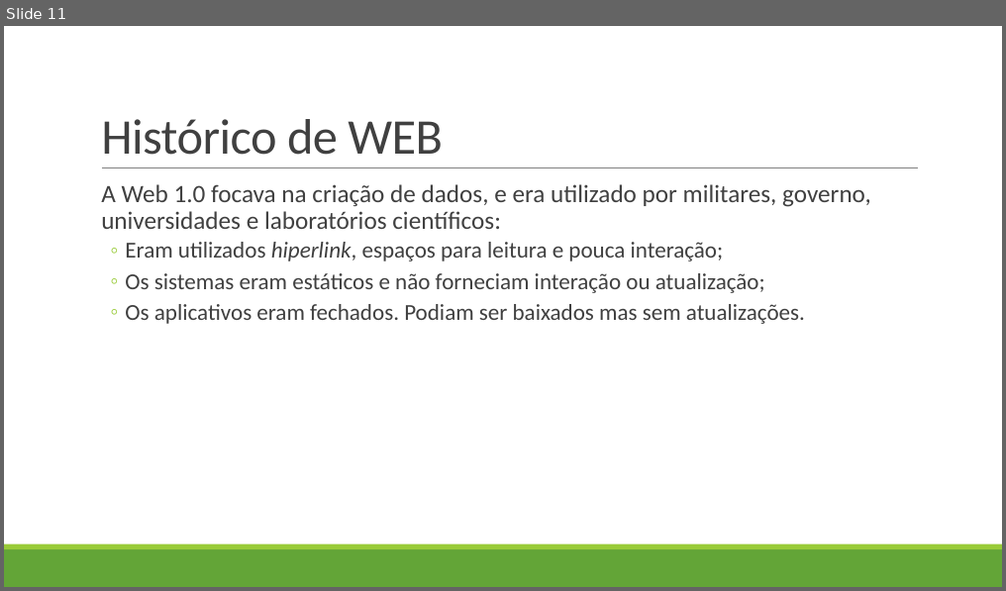
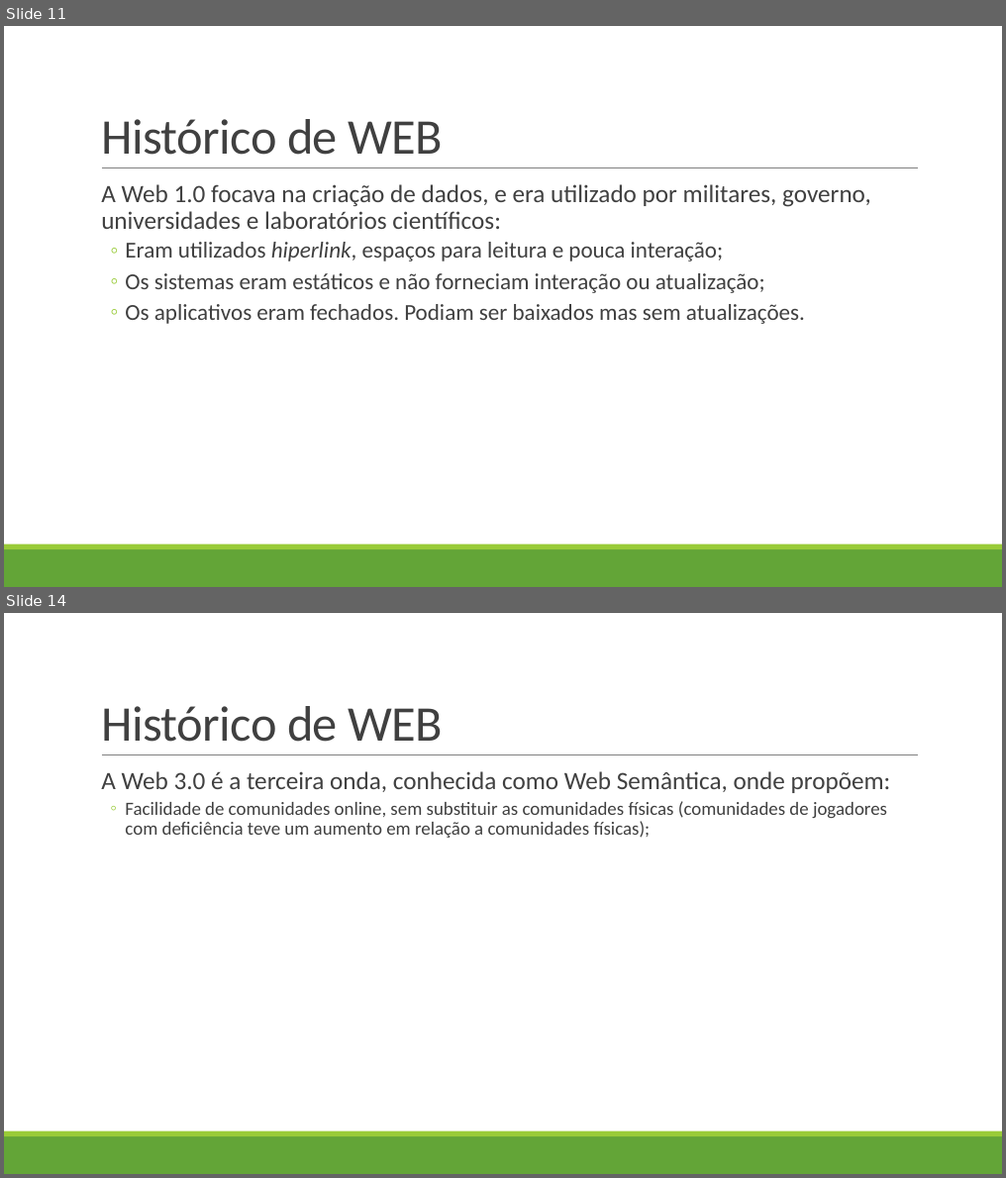
Before and after one commit to LucasHerculanoAmaro/Minhas-Aulas, a slide deck: Euripedes Simões de Paula/Gestão de Conteúdo WEB II/Aula 2/Web 2.0 e mídia social.pptx. Shown one above the other, each under a label of ours: slide 11 before the commit, slides 11 and 14 after it; the slides between them are not shown. The pictures are 1006x591 and 1006x1178 pixels, drawn with LibreOffice and Linux fonts; fonts in the diff are those of the drawing. Boxes give left, top, right and bottom in pixels: in the first picture for what was removed or moved away, otherwise in the second. Text is boxed around its words. In the diff, an @@ line names an element or a change of style, - is before the commit and + after.

```diff
--- a/Euripedes Simões de Paula/Gestão de Conteúdo WEB II/Aula 2/Web 2.0 e mídia social.pptx
+++ b/Euripedes Simões de Paula/Gestão de Conteúdo WEB II/Aula 2/Web 2.0 e mídia social.pptx
@@ slide 14 added at (4, 613, 1002, 1174), background #FFFFFF; not listed: 3 template elements that a slide beside it also shows @@
@@ title added at (101, 706, 443, 742), 48 pt, text #404040 @@
+Histórico de WEB
@@ text added at (101, 771, 891, 838), 18 pt, text #404040 @@
+  A Web 3.0 é a terceira onda, conhecida como Web Semântica, onde propõem:
+  ◦ Facilidade de comunidades online, sem substituir as comunidades físicas (comunidades de jogadores com deficiência teve um aumento em relação a comunidades físicas);
```
Also in this commit, not shown: 1 slide changed, 6 other slides added, 1 other file.
